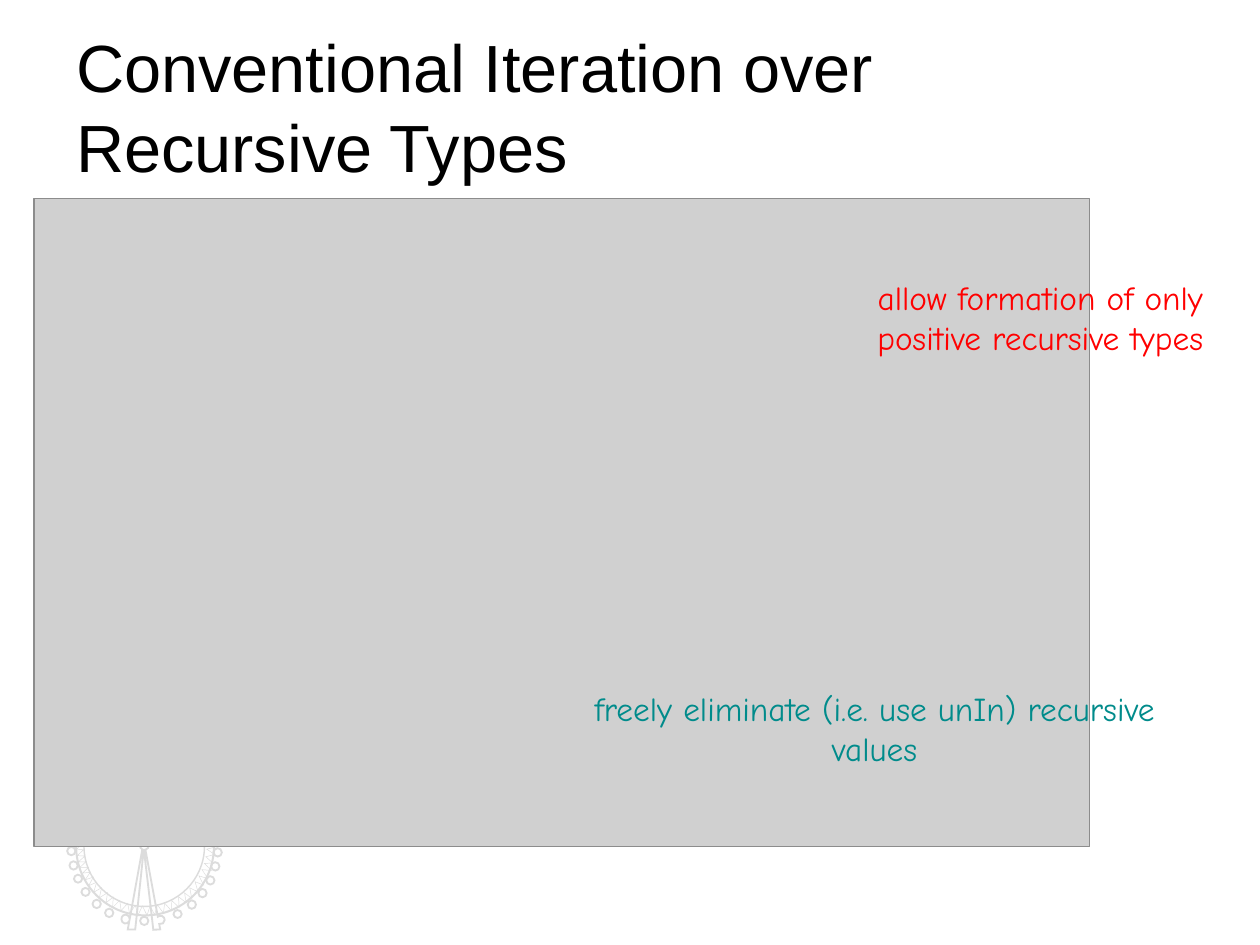
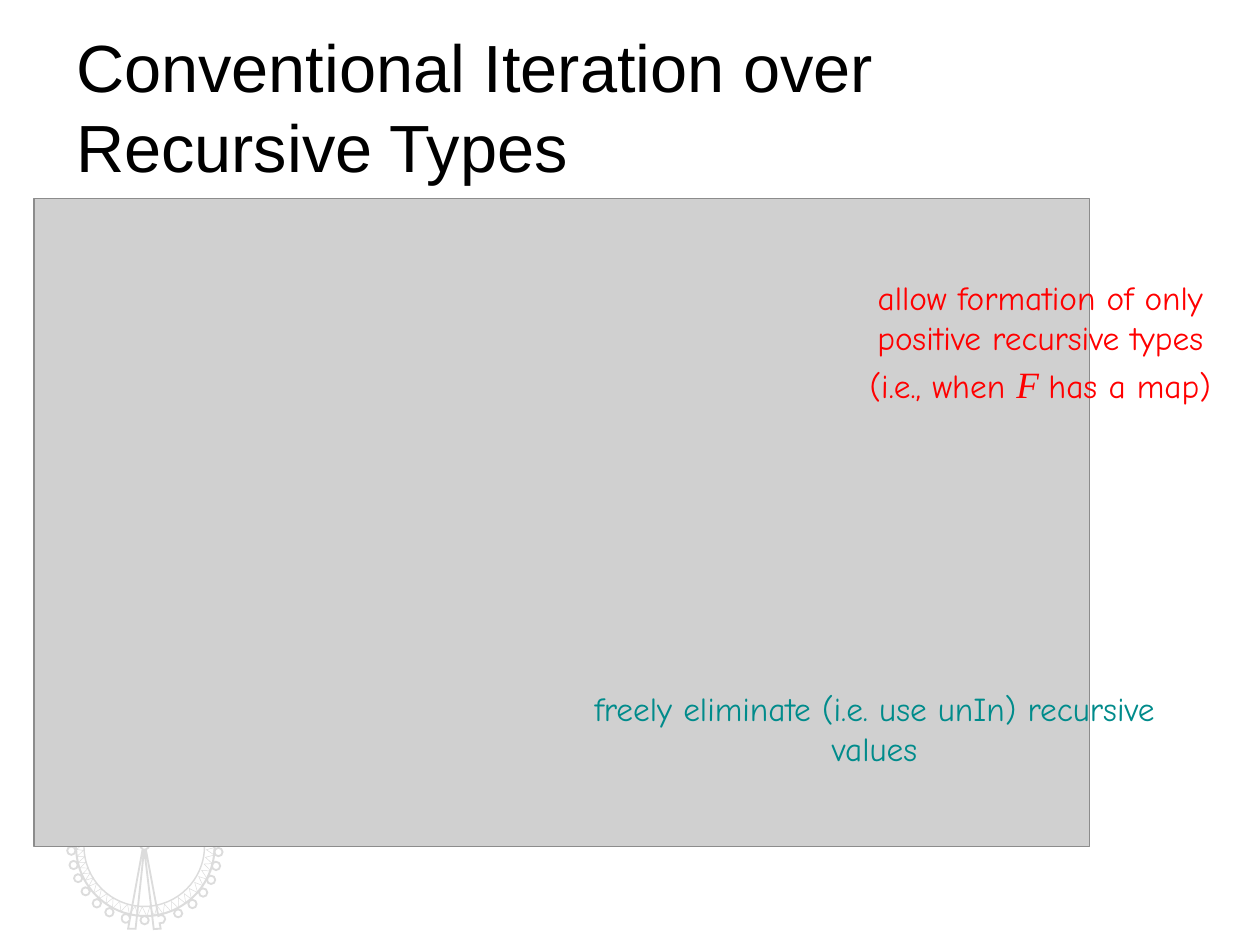
Before and after one commit to kyagrd/naxPapers, a slide deck: slide 5 of draft/TYPES13/ppt/myslide.odp. Drawn at 1260x945 pixels with LibreOffice and Linux fonts; fonts in the diff are those of the drawing; grey boxes stand for pictures. Boxes give left, top, right and bottom in pixels: in the first picture for what was removed or moved away, otherwise in the second. Text is boxed around its words. In the diff, an @@ line names an element or a change of style, - is before the commit and + after.

```diff
--- a/draft/TYPES13/ppt/myslide.odp
+++ b/draft/TYPES13/ppt/myslide.odp
@@ text at bbox=[870, 369, 1211, 409]: paragraph added @@
+(i.e., when F has a map)
```
Also in this commit, not shown: 16 other slides changed, 1 other file.
